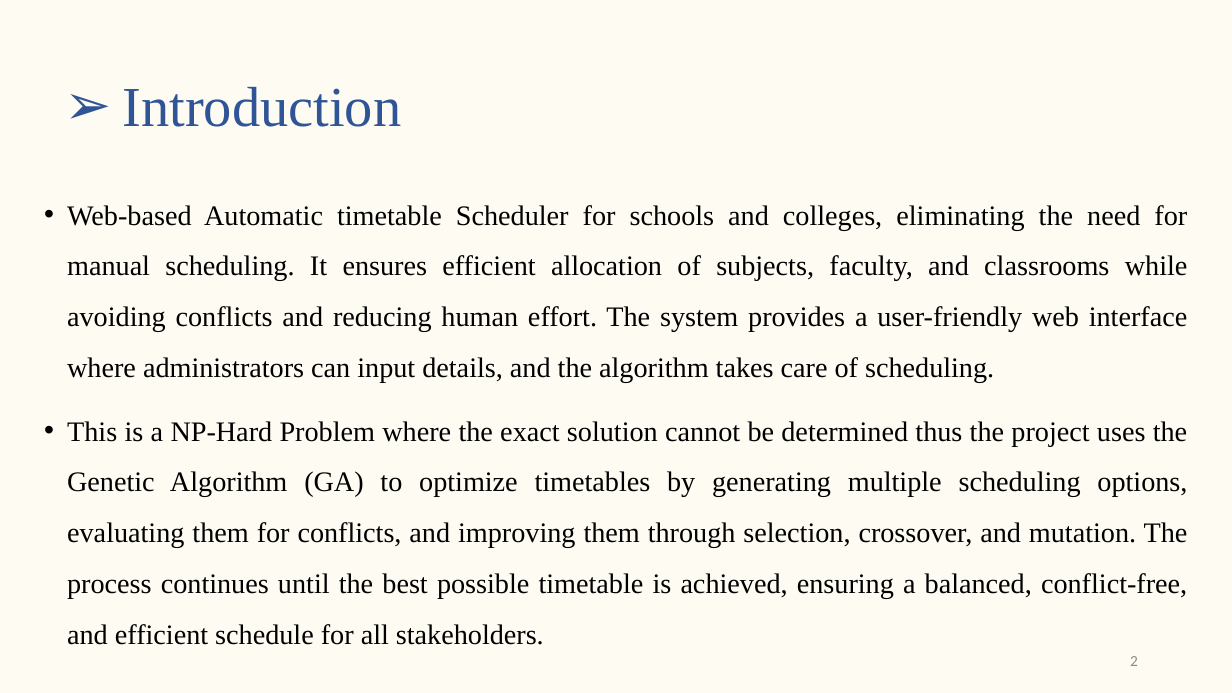
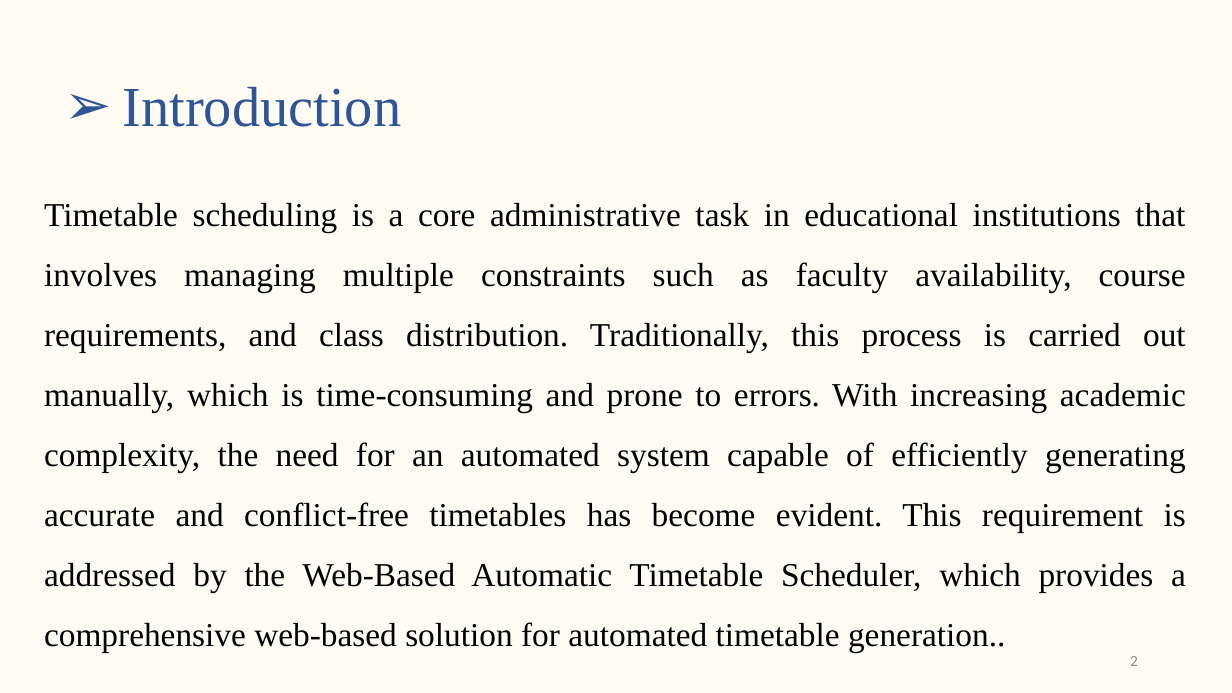
Before and after one commit to gaurav-g-alva/Collection, a slide deck: slide 2 of Project-Complete docs/Synopsis Presentation.pptx. Drawn at 1232x693 pixels with LibreOffice and Linux fonts; fonts in the diff are those of the drawing. Boxes give left, top, right and bottom in pixels: in the first picture for what was removed or moved away, otherwise in the second. Text is boxed around its words. In the diff, an @@ line names an element or a change of style, - is before the commit and + after.

```diff
--- a/Project-Complete docs/Synopsis Presentation.pptx
+++ b/Project-Complete docs/Synopsis Presentation.pptx
@@ text at box(44, 203, 1186, 653): text changed; size 22 to 26 pt @@
-• Web-based Automatic timetable Scheduler for schools and colleges, eliminating the need for manual scheduling. It ensures efficient allocation of subjects, faculty, and classrooms while avoiding conflicts and reducing human effort. The system provides a user-friendly web interface where administrators can input details, and the algorithm takes care of scheduling.
-• This is a NP-Hard Problem where the exact solution cannot be determined thus the project uses the Genetic Algorithm (GA) to optimize timetables by generating multiple scheduling options, evaluating them for conflicts, and improving them through selection, crossover, and mutation. The process continues until the best possible timetable is achieved, ensuring a balanced, conflict-free, and efficient schedule for all stakeholders.
+Timetable scheduling is a core administrative task in educational institutions that involves managing multiple constraints such as faculty availability, course requirements, and class distribution. Traditionally, this process is carried out manually, which is time-consuming and prone to errors. With increasing academic complexity, the need for an automated system capable of efficiently generating accurate and conflict-free timetables has become evident. This requirement is addressed by the Web-Based Automatic Timetable Scheduler, which provides a comprehensive web-based solution for automated timetable generation..
```
Also in this commit, not shown: 5 other slides changed, 9 slides added, 2 slides removed, 1 other file.
